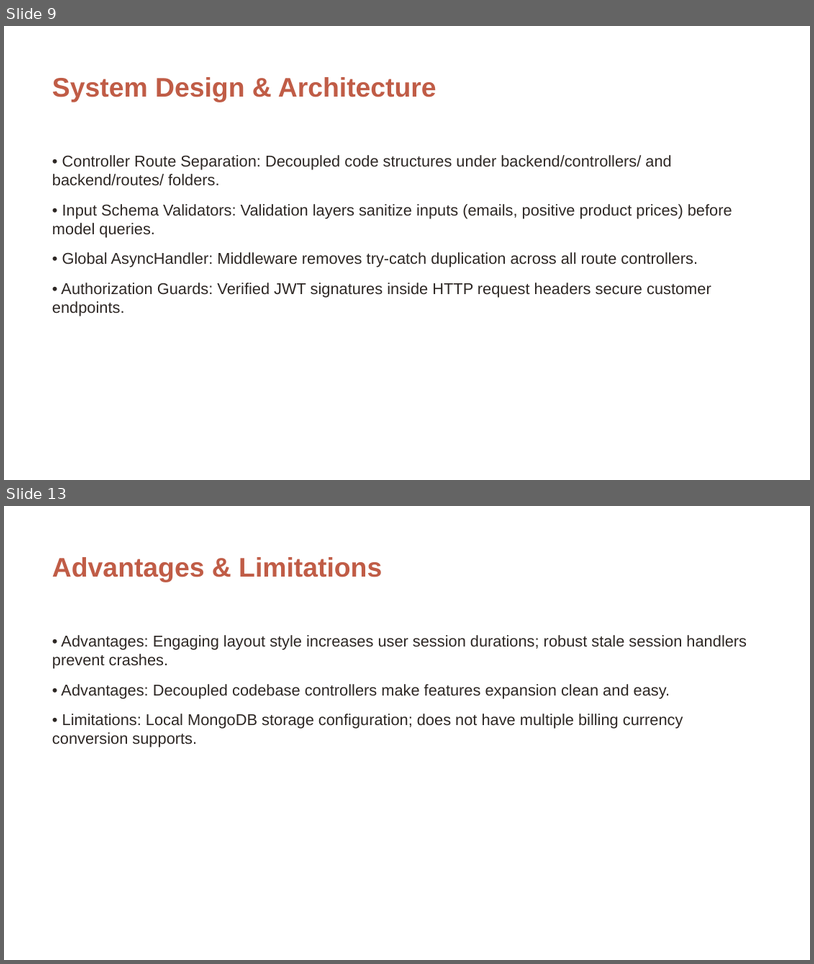
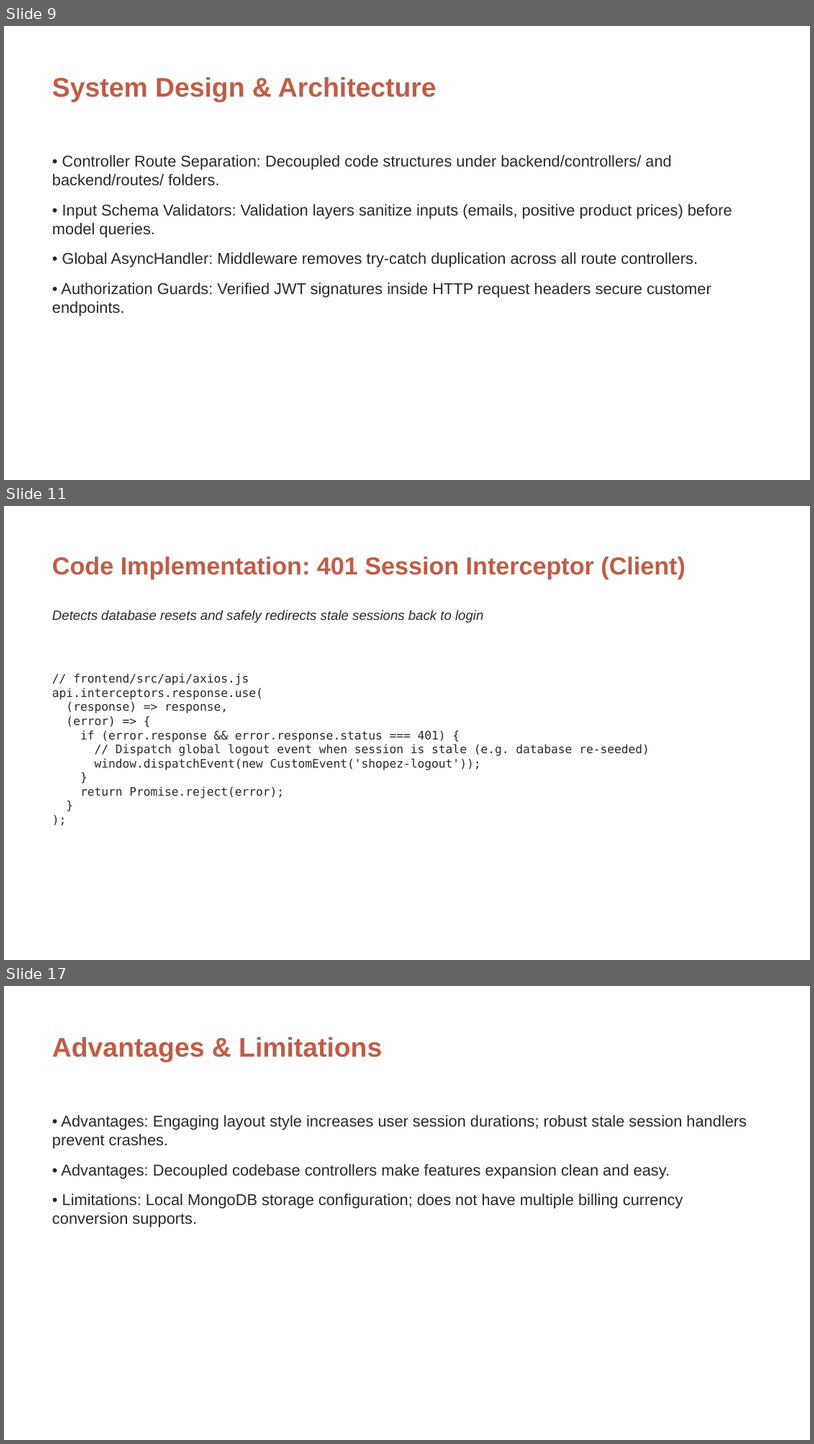
Before and after one commit to 24eg105r03-ops/ShopeEZ-Project, a slide deck: MERN Phase Wise/Project Documentation/ShopEZ_Project_Presentation.pptx. Shown one above the other, each under a label of ours: slides 9 and 13 before the commit, slides 9, 11 and 17 after it; the slides between them are not shown. The pictures are 814x964 and 814x1444 pixels, drawn with LibreOffice and Linux fonts; fonts in the diff are those of the drawing; background and template pictures are left out. Boxes give left, top, right and bottom in pixels: in the first picture for what was removed or moved away, otherwise in the second. Text is boxed around its words. In the diff, an @@ line names an element or a change of style, - is before the commit and + after.

Commit message:
Update ShopEZ presentation with actual screenshots and code implementation details

```diff
--- a/MERN Phase Wise/Project Documentation/ShopEZ_Project_Presentation.pptx
+++ b/MERN Phase Wise/Project Documentation/ShopEZ_Project_Presentation.pptx
@@ slide 11 added at (x1=4, y1=506, x2=810, y2=960), background picture (left out) @@
@@ text added at (x1=52, y1=556, x2=686, y2=579), 22 pt, text #C05C46, bold @@
+Code Implementation: 401 Session Interceptor (Client)
@@ text added at (x1=52, y1=610, x2=484, y2=623), 12 pt, text #2D2724, italic @@
+Detects database resets and safely redirects stale sessions back to login
@@ text added at (x1=52, y1=673, x2=650, y2=798), 10.5 pt, text #2D2724 @@
+// frontend/src/api/axios.js
+api.interceptors.response.use(
+(response) => response,
+(error) => {
+if (error.response && error.response.status === 401) {
+// Dispatch global logout event when session is stale (e.g. database re-seeded)
+window.dispatchEvent(new CustomEvent('shopez-logout'));
+}
+return Promise.reject(error);
+}
+);
@@ what was slide 13 is now slide 17 @@
```
Also in this commit, not shown: 6 other slides added, 3 slides removed.
